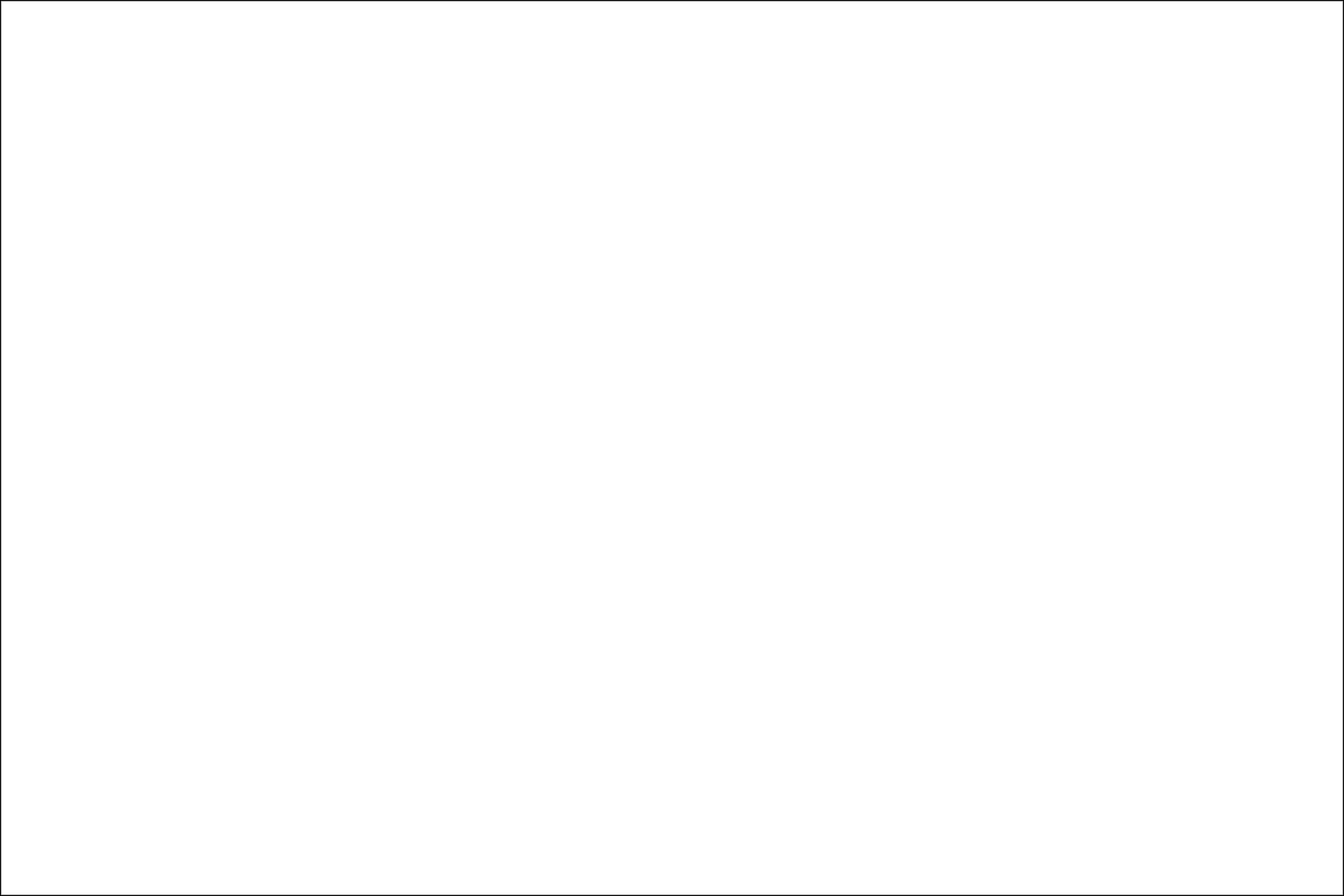
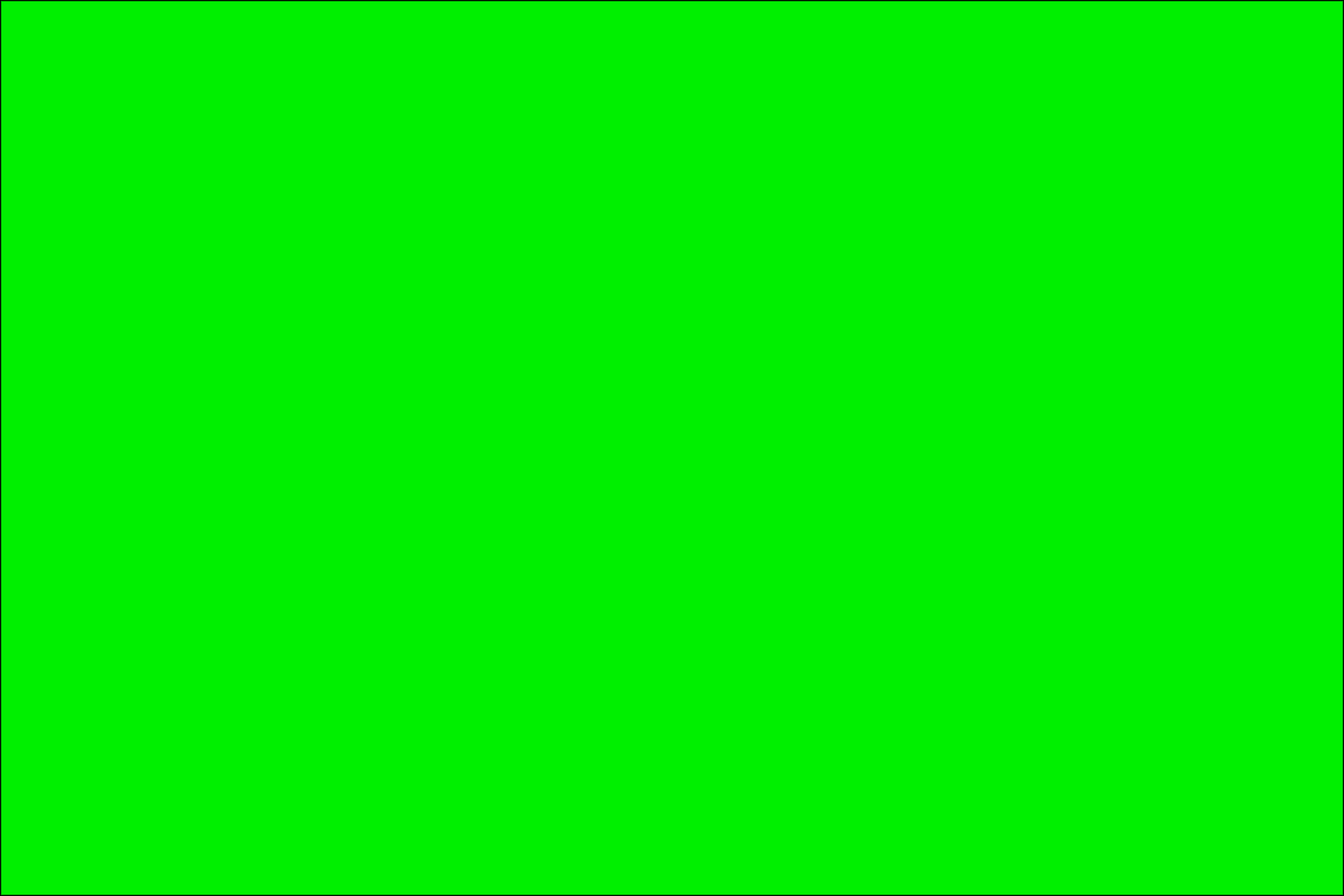
Before/after of a 1344px x 896px layered artwork. What changed in the layer stack:
painted on "Background" over (0, 0, 1344, 896)
